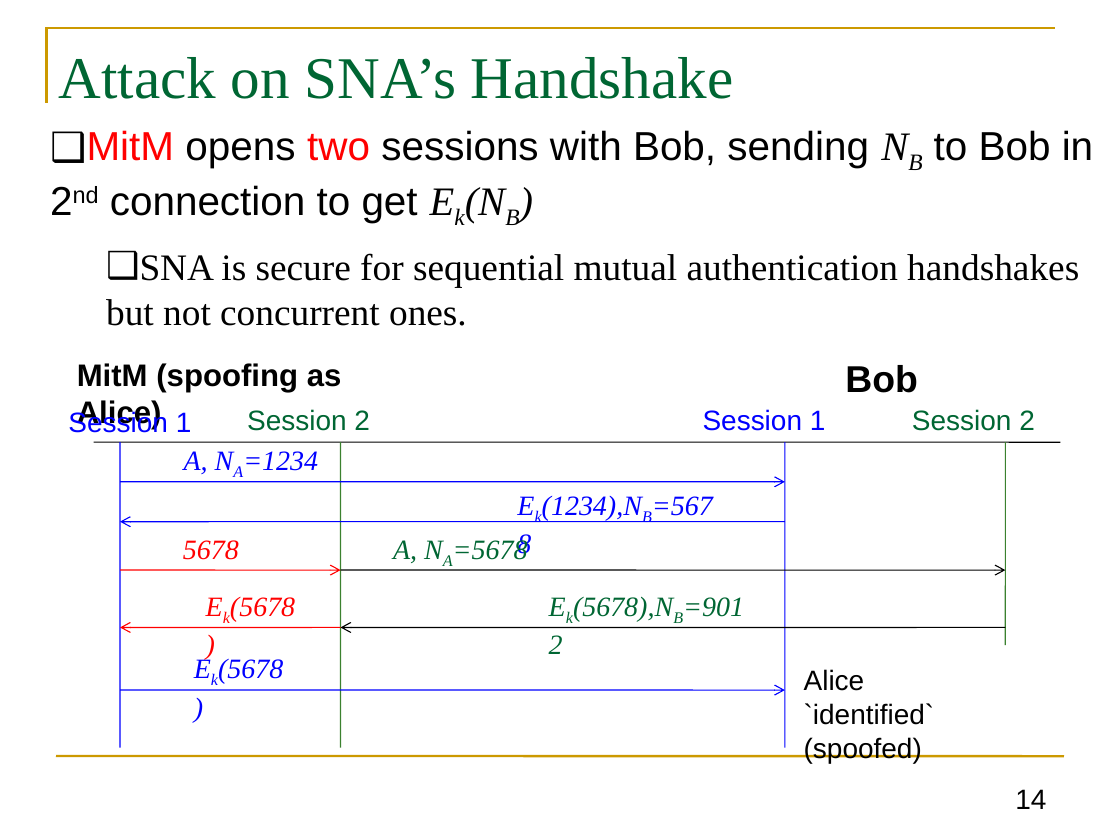
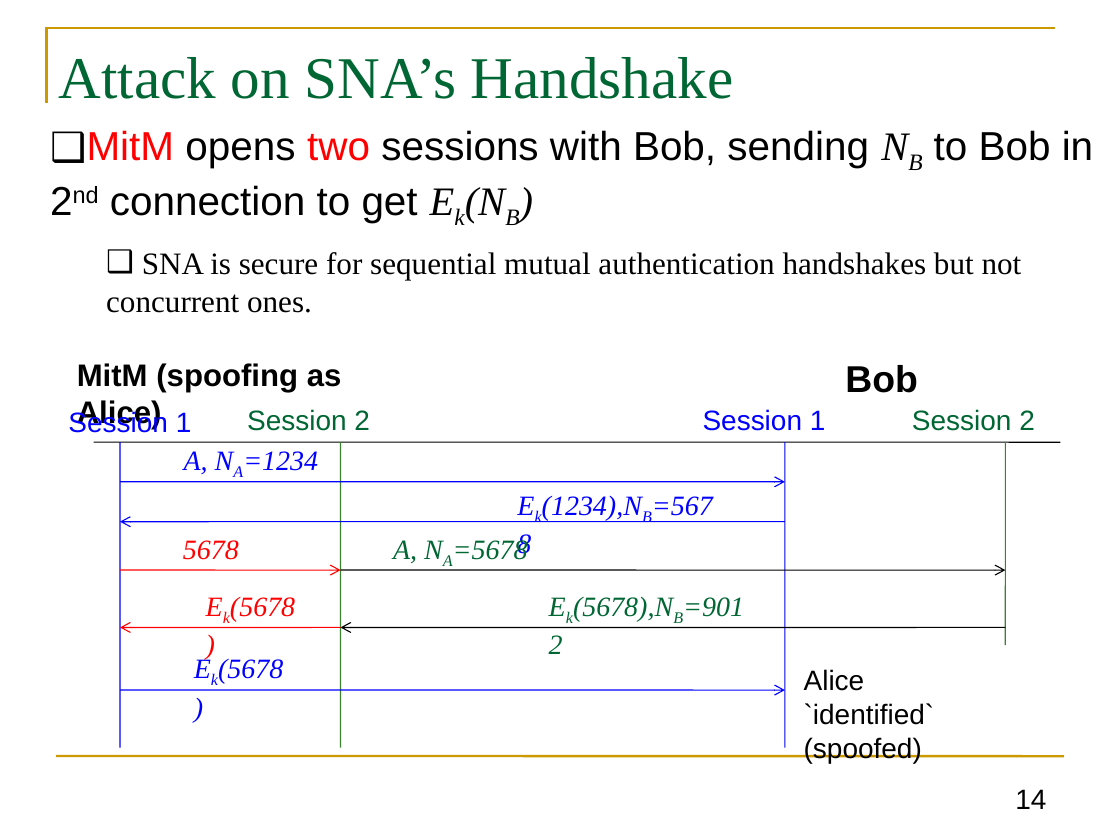
Before and after one commit to GhadaAlmashaqbeh/GhadaAlmashaqbeh.github.io, a slide deck: slide 14 of courses/cse3400-f2024/lecture8.pptx. Drawn at 1120x840 pixels with LibreOffice and Linux fonts; fonts in the diff are those of the drawing. Boxes give left, top, right and bottom in pixels: in the first picture for what was removed or moved away, otherwise in the second. Text is boxed around its words. In the diff, an @@ line names an element or a change of style, - is before the commit and + after.

```diff
--- a/courses/cse3400-f2024/lecture8.pptx
+++ b/courses/cse3400-f2024/lecture8.pptx
@@ text at bbox=[106, 252, 1022, 313]: size 24 to 20 pt in "SNA is secure for sequential mutual authentication ..." @@
```
Also in this commit, not shown: 1 other slide changed, 3 other files.
